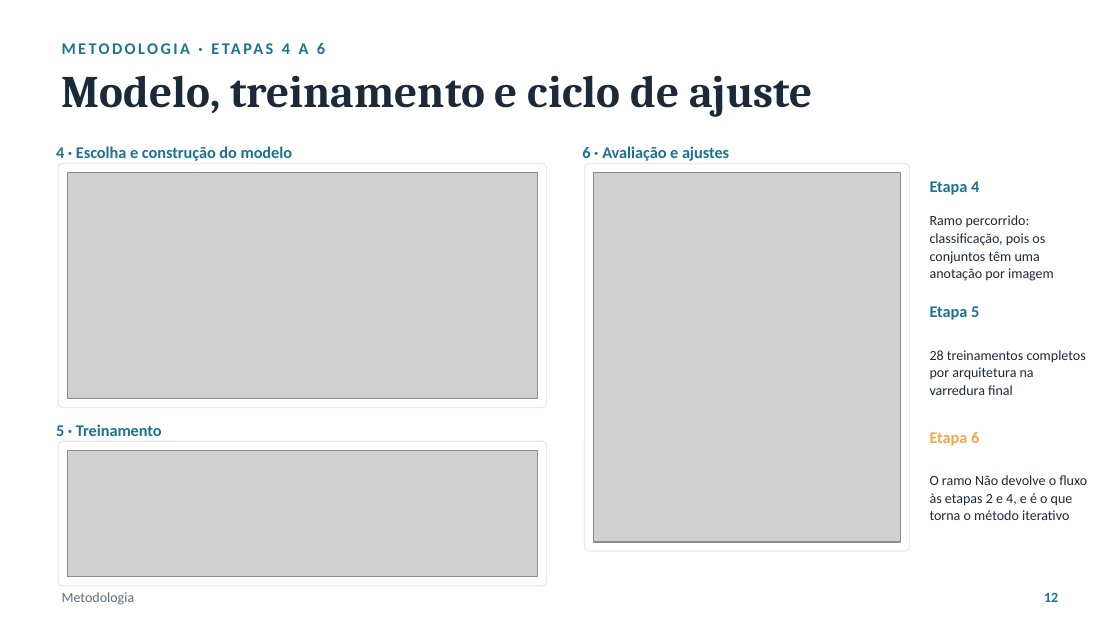
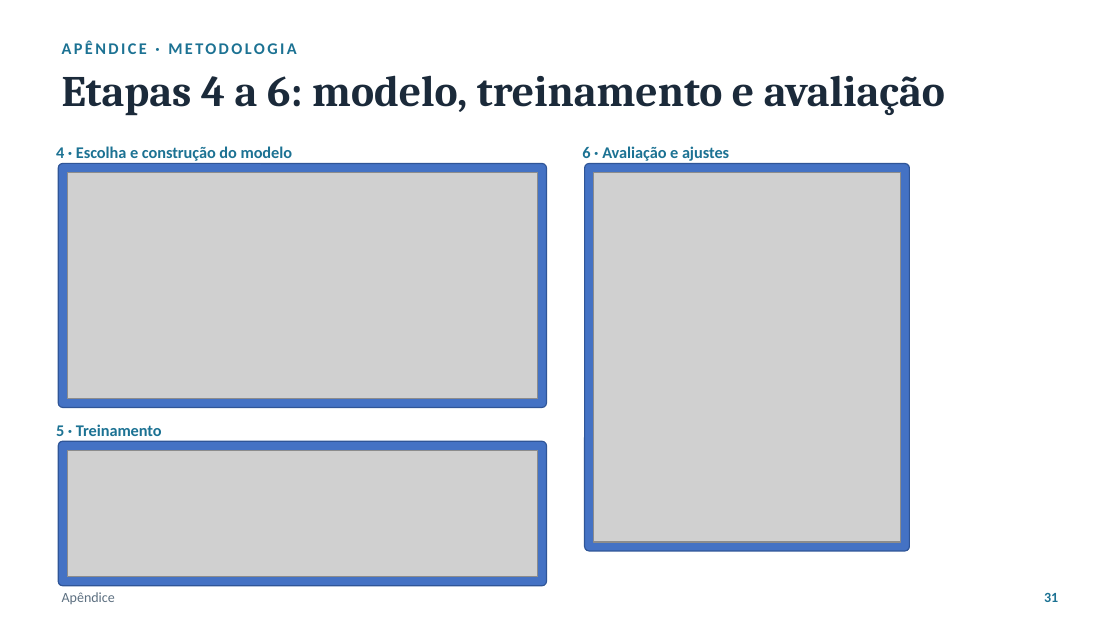
Before and after one commit to luanws/masters-thesis, a slide deck: slide 31 of presentation/defesa.odp (slide 12 before the commit). Drawn at 1120x630 pixels with LibreOffice and Linux fonts; fonts in the diff are those of the drawing; grey boxes stand for pictures. Boxes give left, top, right and bottom in pixels: in the first picture for what was removed or moved away, otherwise in the second. Text is boxed around its words. In the diff, an @@ line names an element or a change of style, - is before the commit and + after.

```diff
--- a/presentation/defesa.odp
+++ b/presentation/defesa.odp
@@ text at bbox=[62, 41, 296, 54]: text changed; size 9 to 10.5 pt; text colour #5C6F80 to #1C7293; bold on @@
-Metodologia
+APÊNDICE · METODOLOGIA
@@ text at bbox=[62, 75, 945, 116]: text changed; size 10.5 to 28 pt; font Calibri to Cambria; text colour #1C7293 to #1B2A3A @@
-METODOLOGIA · ETAPAS 4 A 6
+Etapas 4 a 6: modelo, treinamento e avaliação
@@ text "Etapas 4 a 6: modelo, ..." at bbox=[62, 75, 945, 116]: vertical alignment middle to top @@
@@ text removed at bbox=[62, 75, 813, 117] @@
-Modelo, treinamento e ciclo de ajuste
@@ text removed at bbox=[930, 181, 979, 195] @@
-Etapa 4
@@ text removed at bbox=[930, 215, 1054, 281] @@
-Ramo percorrido: classificação, pois os conjuntos têm uma anotação por imagem
@@ text removed at bbox=[930, 306, 979, 320] @@
-Etapa 5
@@ text removed at bbox=[930, 350, 1086, 395] @@
-28 treinamentos completos por arquitetura na varredura final
@@ fill #FFFFFF to #4472C4; outline #E4EAF0 0.74 pt to #2F5597 0.74 pt in 3 elements at bbox=[585, 164, 909, 551], bbox=[58, 164, 547, 408], bbox=[58, 441, 547, 586] @@
@@ text removed at bbox=[930, 432, 979, 446] @@
-Etapa 6
@@ text removed at bbox=[930, 475, 1087, 520] @@
-O ramo Não devolve o fluxo às etapas 2 e 4, e é o que torna o método iterativo
@@ text added at bbox=[62, 592, 115, 604], 9 pt, text #5C6F80 @@
+Apêndice
@@ text removed at bbox=[1044, 593, 1058, 602] @@
-12
@@ text added at bbox=[1044, 593, 1058, 602], 9 pt, text #1C7293, bold @@
+31
```
Also in this commit, not shown: 12 other slides changed, 22 slides added, 17 slides removed, 27 other files.
